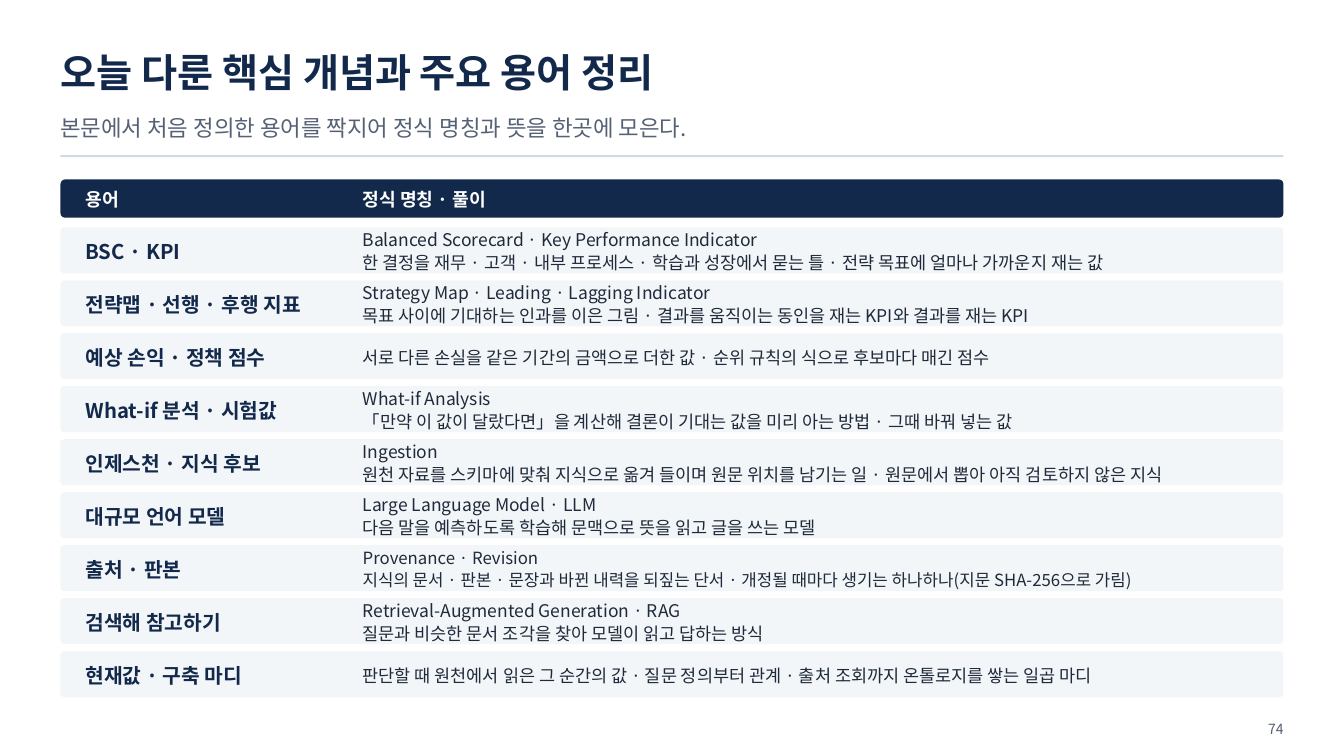
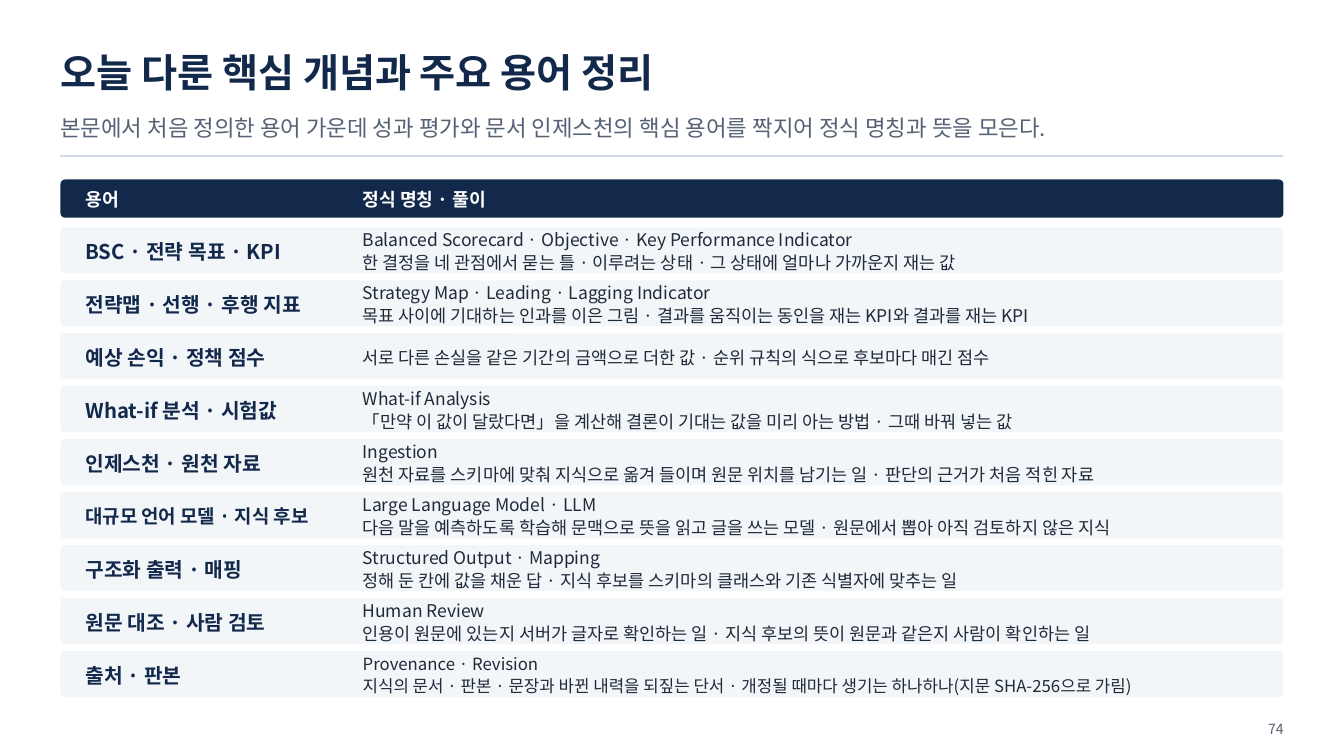
Before and after one commit to uengine-oss/hyd-iot-edu, a slide deck: slide 74 of workspace/강의제작/산출물/실전반/이론/03회차/실전반_03일차.pptx. Drawn at 1344x756 pixels with LibreOffice and Linux fonts; fonts in the diff are those of the drawing. Boxes give left, top, right and bottom in pixels: in the first picture for what was removed or moved away, otherwise in the second. Text is boxed around its words. In the diff, an @@ line names an element or a change of style, - is before the commit and + after.

Commit message:
실전반 3회차 덱 79장 닫음 — U8(Wrap-up · 복습 · 용어, 통합 4회차 02편 원본)과 U9(퀴즈 · 정답) 독립 검토 지적(8 · 3건) 고침 · 과정 용어 장부: 통합 4회차 줄의 옛 「진행 중」 13곳 지움, 「나누는 단위」 처음 장 42장, 실전 3회차 새 이름 셋(샘플 인스턴스 적재 · 본격 문서 인제스천, 조치 검토 결과, 작업 확인 카드) · 남은일에 실전 37 · 38행 미충족

```diff
--- a/workspace/강의제작/산출물/실전반/이론/03회차/실전반_03일차.pptx
+++ b/workspace/강의제작/산출물/실전반/이론/03회차/실전반_03일차.pptx
@@ text at [60,117,1046,138]: text changed @@
-본문에서 처음 정의한 용어를 짝지어 정식 명칭과 뜻을 한곳에 모은다.
+본문에서 처음 정의한 용어 가운데 성과 평가와 문서 인제스천의 핵심 용어를 짝지어 정식 명칭과 뜻을 모은다.
@@ text at [363,232,955,271]: text changed @@
-Balanced Scorecard · Key Performance Indicator
-한 결정을 재무 · 고객 · 내부 프로세스 · 학습과 성장에서 묻는 틀 · 전략 목표에 얼마나 가까운지 재는 값
+Balanced Scorecard · Objective · Key Performance Indicator
+한 결정을 네 관점에서 묻는 틀 · 이루려는 상태 · 그 상태에 얼마나 가까운지 재는 값
@@ text at [86,242,281,261]: text changed @@
-BSC · KPI
+BSC · 전략 목표 · KPI
@@ text at [86,454,261,473]: text changed @@
-인제스천 · 지식 후보
+인제스천 · 원천 자료
@@ text at [363,466,1094,483]: text changed @@
-원천 자료를 스키마에 맞춰 지식으로 옮겨 들이며 원문 위치를 남기는 일 · 원문에서 뽑아 아직 검토하지 않은 지식
+원천 자료를 스키마에 맞춰 지식으로 옮겨 들이며 원문 위치를 남기는 일 · 판단의 근거가 처음 적힌 자료
@@ text at [86,507,309,525]: text changed; size 14.5 to 13.5 pt @@
-대규모 언어 모델
+대규모 언어 모델 · 지식 후보
@@ text at [363,519,1110,536]: text changed @@
-다음 말을 예측하도록 학습해 문맥으로 뜻을 읽고 글을 쓰는 모델
+다음 말을 예측하도록 학습해 문맥으로 뜻을 읽고 글을 쓰는 모델 · 원문에서 뽑아 아직 검토하지 않은 지식
@@ text added at [86,560,242,579], 14.5 pt, text #13294B, bold @@
+구조화 출력 · 매핑
@@ text added at [363,550,958,589], 12.5 pt, text #1F2A3A @@
+Structured Output · Mapping
+정해 둔 칸에 값을 채운 답 · 지식 후보를 스키마의 클래스와 기존 식별자에 맞추는 일
@@ text at [86,613,265,632]: text changed @@
-검색해 참고하기
+원문 대조 · 사람 검토
@@ text at [363,603,1090,642]: text changed @@
-Retrieval-Augmented Generation · RAG
-질문과 비슷한 문서 조각을 찾아 모델이 읽고 답하는 방식
+Human Review
+인용이 원문에 있는지 서버가 글자로 확인하는 일 · 지식 후보의 뜻이 원문과 같은지 사람이 확인하는 일
@@ text "출처 · 판본": place and size @@
-text "출처 · 판본" at [86,560,181,579]
+text "출처 · 판본" at [86,666,181,685]
@@ text "Provenance · Revision": place and size @@
-text "Provenance · Revision" at [363,551,1132,589]
+text "Provenance · Revision" at [363,657,1132,695]
@@ text removed at [86,666,242,685] @@
-현재값 · 구축 마디
@@ text removed at [363,667,1092,684] @@
-판단할 때 원천에서 읽은 그 순간의 값 · 질문 정의부터 관계 · 출처 조회까지 온톨로지를 쌓는 일곱 마디
```
Also in this commit, not shown: 9 other slides changed, 5 other files.
